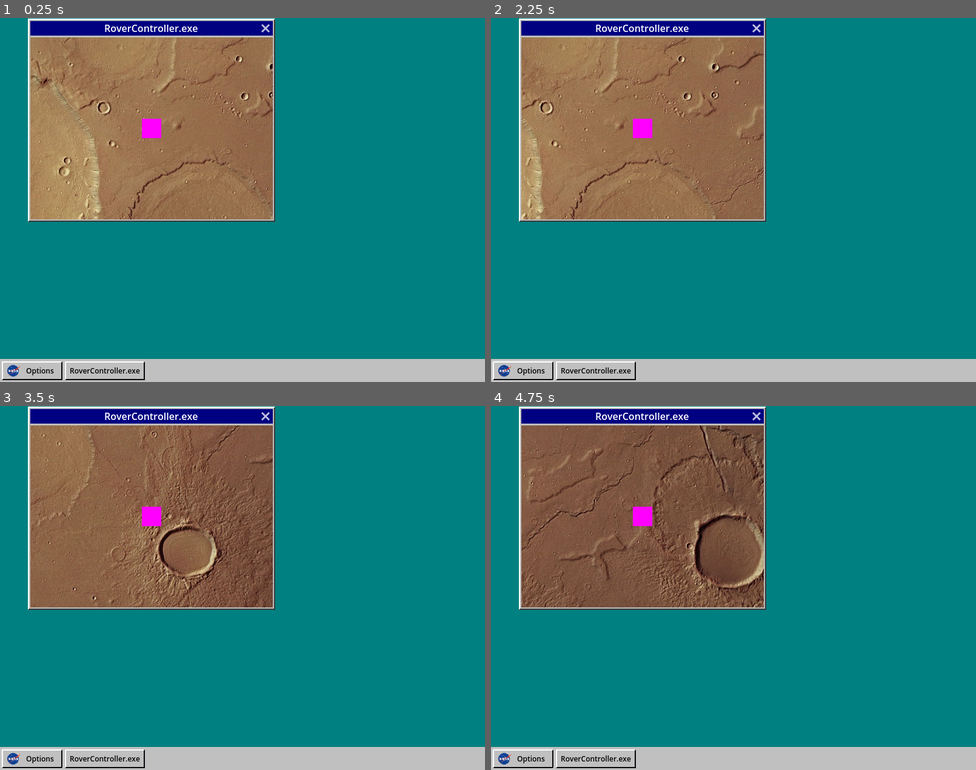
Above: before the commit, frames 1-4 (two rows, left to right).
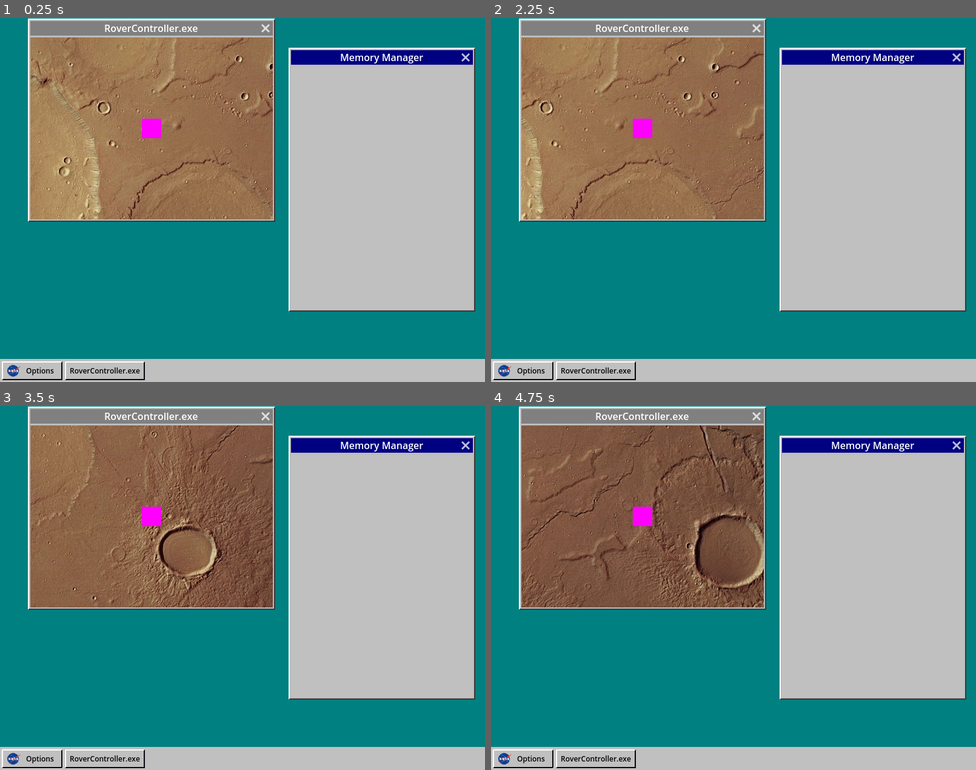
Above: after the commit, the same moments.

Repository: jerrutledge/Mars-Roverflow
Game: Godot game, scene res://scenes/Desktop.tscn
Two runs of this game, one before a commit and one after it. Both use one fixed random seed, a clock stepped at 60 frames per second and the inputs below.
Inputs:
- Up to frame 1 (0.25 s): no input
- Up to frame 2 (2.25 s): click "RoverController.exe" at 0.5 s; click "Options" at 1.25 s; hold D (rover_right) from 2.03 s (still down)
- Up to frame 3 (3.5 s): release D (rover_right) at 2.78 s; hold S (rover_down) from 2.78 s (still down)
- Up to frame 4 (4.75 s): release S (rover_down) at 3.53 s; hold D (rover_right) 3.53-4.28 s; hold W (rover_up) from 4.28 s (still down)

The runs differ from the first frame. In frame 1, 30% of the frame differs, in the area x 6-98%, y 0-81%; in frame 2, 30%; in frame 3, 30%; in frame 4, 30%.

Commit message:
Adjust window positions

Diff:
--- a/scenes/Desktop.tscn
+++ b/scenes/Desktop.tscn
@@ -19,6 +19,18 @@
 size = Vector2i(400, 300)
 
 [node name="Mars" parent="RoverControllerWindow" instance=ExtResource("1_prma1")]
+
+[node name="MemoryManager" type="Window" parent="."]
+title = "Memory Manager"
+position = Vector2i(480, 80)
+size = Vector2i(300, 400)
+
+[node name="Base" type="Panel" parent="MemoryManager"]
+anchors_preset = 15
+anchor_right = 1.0
+anchor_bottom = 1.0
+grow_horizontal = 2
+grow_vertical = 2
 
 [node name="Taskbar" type="Panel" parent="."]
 custom_minimum_size = Vector2(0, 38)
